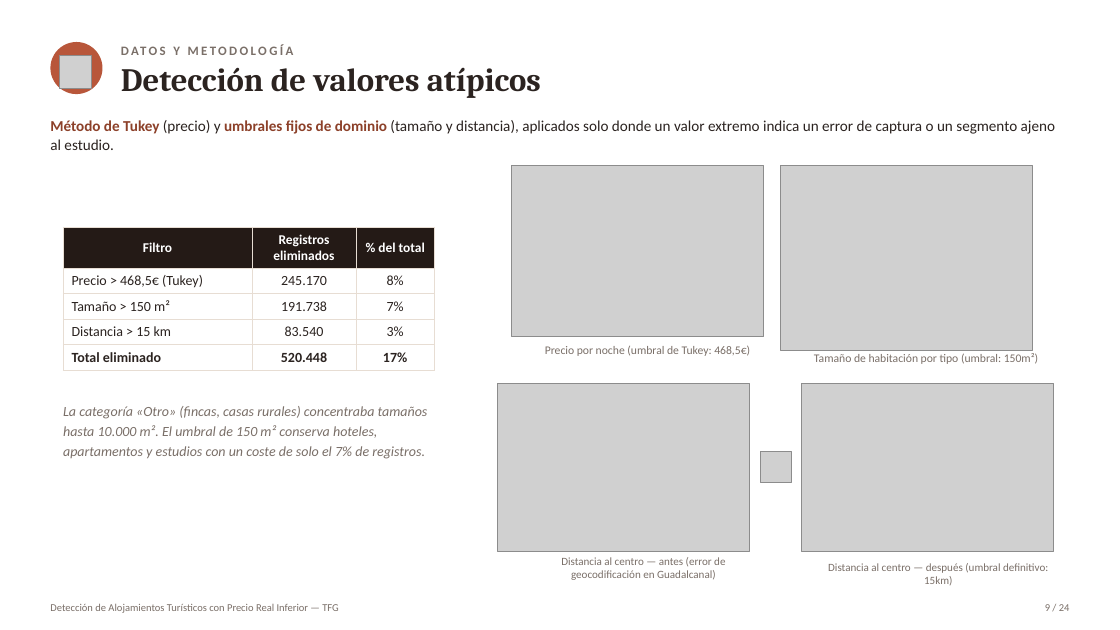
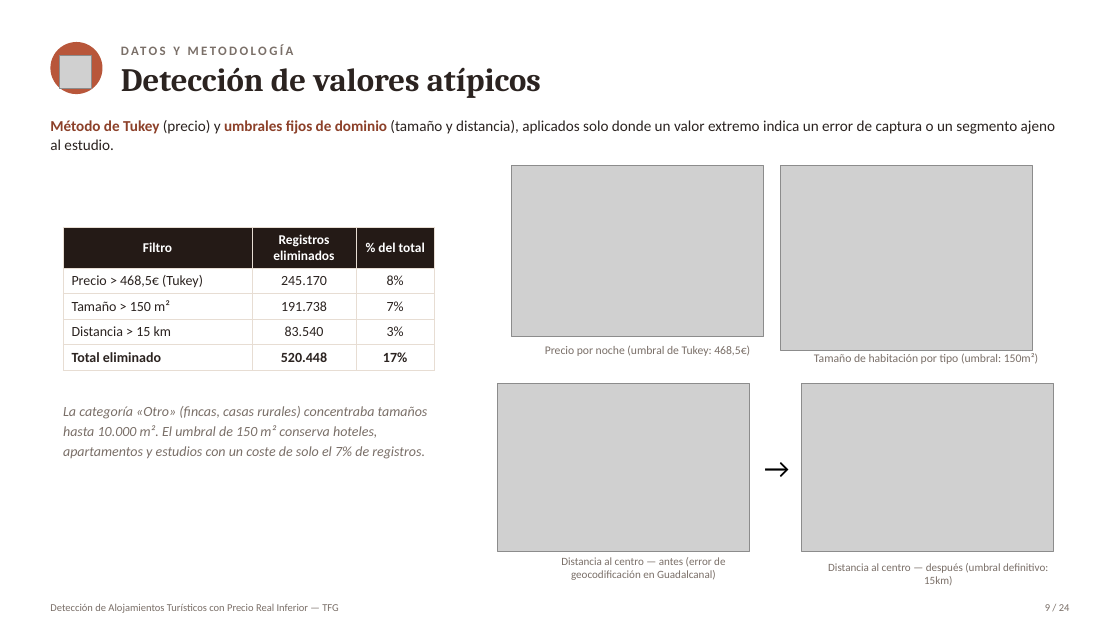
Before and after one commit to Marjimleo3/TFG, a slide deck: slide 9 of TFG_Chollos/Presentacion_Defensa_TFG.pptx. Drawn at 1120x630 pixels with LibreOffice and Linux fonts; fonts in the diff are those of the drawing; grey boxes stand for pictures. Boxes give left, top, right and bottom in pixels: in the first picture for what was removed or moved away, otherwise in the second. Text is boxed around its words. In the diff, an @@ line names an element or a change of style, - is before the commit and + after.

```diff
--- a/TFG_Chollos/Presentacion_Defensa_TFG.pptx
+++ b/TFG_Chollos/Presentacion_Defensa_TFG.pptx
@@ text added at (756,446,797,488), 24 pt, text #000000 @@
+→
@@ picture removed at (760,452,791,483) @@
```
Also in this commit, not shown: 5 other slides changed.
